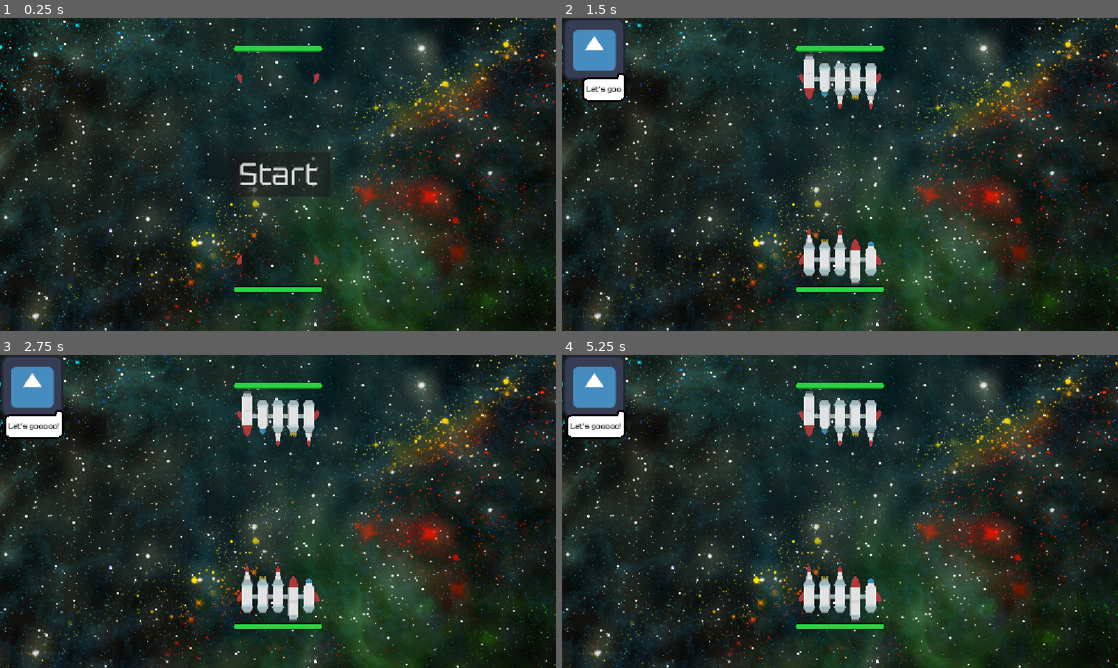
Above: before the commit, frames 1-4 (two rows, left to right).
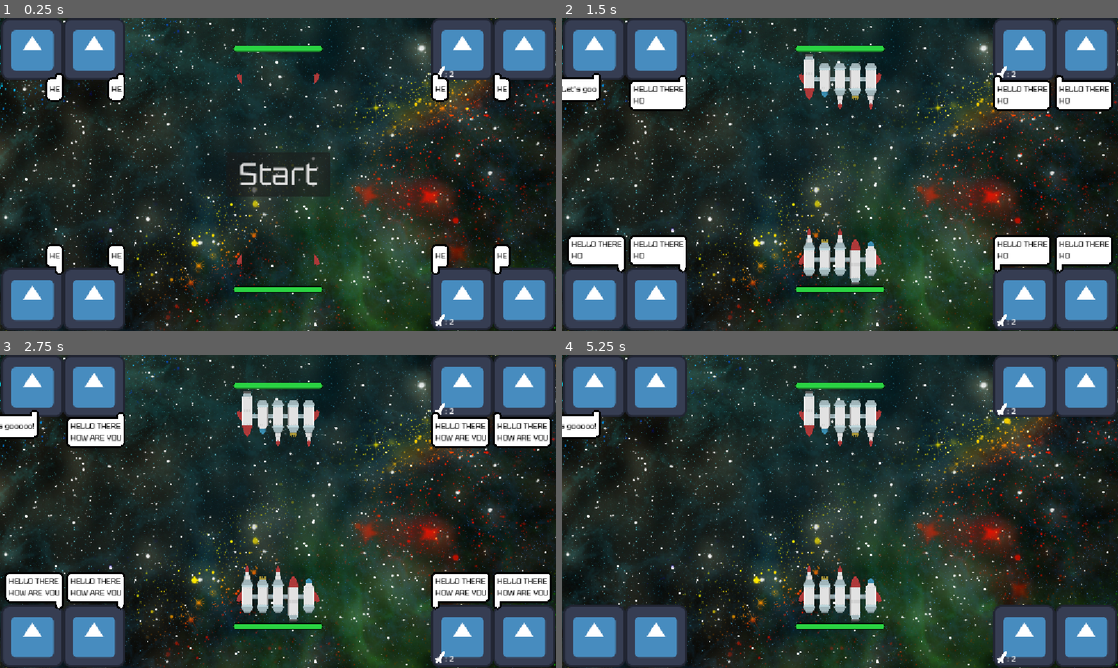
Above: after the commit, the same moments.

Repository: paralinguist/2025-space-pvp
Game: Godot game, scene res://Scenes/test_scene.tscn
Two runs of this game, one before a commit and one after it. Both use one fixed random seed, a clock stepped at 60 frames per second and the inputs below. The engine's default icon, where the game draws it, is replaced by a stand-in: a white triangle on a blue panel in a dark square.
Inputs:
- Up to frame 1 (0.25 s): no input
- Up to frame 2 (1.5 s): click "Start" at 0.5 s
- Up to frame 3 (2.75 s): no input
- Up to frame 4 (5.25 s): tap Enter at 2.75, 4.25 s; tap Space at 3.5, 5 s

The runs differ from the first frame. In frame 1, 18% of the frame differs, in the area x 0-100%, y 0-100%; in frame 2, 22%; in frame 3, 22%; in frame 4, 15%.

Commit message:
API 0.92: Weapons power levels finalised

Diff:
--- a/2025spacegame/Scenes/Modules/laser.tscn
+++ b/2025spacegame/Scenes/Modules/laser.tscn
@@ -84,3 +84,9 @@
 emitting = false
 texture = ExtResource("6_4fo1o")
 process_material = SubResource("ParticleProcessMaterial_dkqqs")
+
+[node name="DoubleShot" type="Timer" parent="."]
+wait_time = 0.5
+one_shot = true
+
+[connection signal="timeout" from="DoubleShot" to="." method="_on_double_shot_timeout"]
--- a/2025spacegame/Scenes/test_scene.tscn
+++ b/2025spacegame/Scenes/test_scene.tscn
@@ -6,6 +6,7 @@
 [ext_resource type="Script" uid="uid://wmmjjexbv6tq" path="res://Scenes/websocket_server.gd" id="3_50ct6"]
 [ext_resource type="FontFile" uid="uid://ddcavhli5oec3" path="res://Assets/Tektur-Regular.ttf" id="4_hb2xm"]
 [ext_resource type="PackedScene" uid="uid://ds0evjgacxbtd" path="res://Scenes/portrait.tscn" id="6_x033f"]
+[ext_resource type="Texture2D" uid="uid://de4ni4hyrprxc" path="res://Assets/PNG/Sprites X2/Missiles/spaceMissiles_029.png" id="7_rdbpf"]
 
 [sub_resource type="Theme" id="Theme_ak5v8"]
 default_font = ExtResource("4_hb2xm")
@@ -98,42 +99,34 @@
 [node name="RetroPortraits" type="Node2D" parent="."]
 
 [node name="RetroPilot" parent="RetroPortraits" instance=ExtResource("6_x033f")]
-visible = false
 position = Vector2(67, 582)
 speech_position = 2
 
 [node name="RetroScience" parent="RetroPortraits" instance=ExtResource("6_x033f")]
-visible = false
 position = Vector2(195, 582)
 speech_position = 2
 
 [node name="RetroWeapons" parent="RetroPortraits" instance=ExtResource("6_x033f")]
-visible = false
 position = Vector2(958, 582)
 speech_position = 0
 
 [node name="RetroEngineer" parent="RetroPortraits" instance=ExtResource("6_x033f")]
-visible = false
 position = Vector2(1086, 582)
 speech_position = 0
 
 [node name="TechPortraits" type="Node2D" parent="."]
 
 [node name="TechPilot" parent="TechPortraits" instance=ExtResource("6_x033f")]
-visible = false
 position = Vector2(67, 65)
 
 [node name="TechScience" parent="TechPortraits" instance=ExtResource("6_x033f")]
-visible = false
 position = Vector2(195, 65)
 
 [node name="TechWeapons" parent="TechPortraits" instance=ExtResource("6_x033f")]
-visible = false
 position = Vector2(958, 65)
 speech_position = 1
 
 [node name="TechEngineer" parent="TechPortraits" instance=ExtResource("6_x033f")]
-visible = false
 position = Vector2(1086, 65)
 speech_position = 1
 
@@ -141,6 +134,34 @@
 wait_time = 2.0
 autostart = true
 
+[node name="Icons" type="Node2D" parent="."]
+
+[node name="TechMissiles" type="Sprite2D" parent="Icons"]
+position = Vector2(912.99994, 111.999985)
+rotation = 0.61086524
+scale = Vector2(0.45098367, 0.4509837)
+texture = ExtResource("7_rdbpf")
+
+[node name="LabelTechMissiles" type="Label" parent="Icons"]
+offset_left = 922.0
+offset_top = 104.0
+offset_right = 962.0
+offset_bottom = 127.0
+text = ": 2"
+
+[node name="RetroMissiles" type="Sprite2D" parent="Icons"]
+position = Vector2(912.99994, 624.99994)
+rotation = 0.61086524
+scale = Vector2(0.45098367, 0.4509837)
+texture = ExtResource("7_rdbpf")
+
+[node name="LabelRetroMissiles" type="Label" parent="Icons"]
+offset_left = 922.0
+offset_top = 617.0
+offset_right = 962.0
+offset_bottom = 640.0
+text = ": 2"
+
 [connection signal="pressed" from="UI/Control/End/Restart" to="." method="_on_restart_pressed"]
 [connection signal="pressed" from="UI/Control/Start" to="." method="_on_start_pressed"]
 [connection signal="timeout" from="StatusTimer" to="WebSocketServer" method="_on_status_timer_timeout"]
--- a/2025spacegame/Scenes/test_ship.tscn
+++ b/2025spacegame/Scenes/test_ship.tscn
@@ -67,6 +67,10 @@
 [node name="WeaponsTimer" type="Timer" parent="."]
 wait_time = 6.0
 
+[node name="MissileRegenTimer" type="Timer" parent="."]
+wait_time = 6.0
+
 [connection signal="timeout" from="PilotTimer" to="." method="_on_pilot_timer_timeout"]
 [connection signal="timeout" from="ScienceTimer" to="." method="_on_science_timer_timeout"]
 [connection signal="timeout" from="WeaponsTimer" to="." method="_on_weapons_timer_timeout"]
+[connection signal="timeout" from="MissileRegenTimer" to="." method="_on_missile_regen_timer_timeout"]
--- a/2025spacegame/Scenes/websocket_server.gd
+++ b/2025spacegame/Scenes/websocket_server.gd
@@ -15,7 +15,7 @@
 const TECH_TEAM: int = 0
 const RETRO_TEAM: int = 1
 
-var api_version := "0.9"
+var api_version := "0.92"
 var tcp_server := TCPServer.new()
 var socket := WebSocketPeer.new()
 var pending_peers: Array[PendingPeer] = []
@@ -99,11 +99,11 @@
 					else:
 						ship.move(-1)
 				elif instruction["action"] == "shoot":
-					ship.shoot(int(instruction["weapon_id"]))
+					ship.shoot(instruction["weapon_id"])
 				elif instruction["action"] == "shield":
 					ship.add_shield()
 				elif instruction["action"] == "power":
-					print("Eng power instruction")
+					print("Eng power instruction: " + instruction["action"] + " " + instruction["direction"] + " " + instruction["target"])
 					if instruction["direction"] == "down":
 						ship.power_down(instruction["target"])
 					else:
--- a/2025spacegame/Scripts/main.gd
+++ b/2025spacegame/Scripts/main.gd
@@ -14,3 +14,7 @@
 	$TechShip.start()
 	$TechPortraits/TechPilot.visible = true
 	$TechPortraits/TechPilot.speak("Let's gooooo!")
+
+func _process(_delta: float) -> void:
+	$Icons/LabelTechMissiles.text = ": " + str($TechShip.missiles)
+	$Icons/LabelRetroMissiles.text = ": " + str($RetroShip.missiles)
--- a/2025spacegame/Scripts/ship.gd
+++ b/2025spacegame/Scripts/ship.gd
@@ -64,41 +64,27 @@
 		if position.x < left_size or position.x > 1152-right_size:
 			position.x -= dir*GRID_DISTANCE
 
-func set_pilot_cooldown():
-	if pilot_power == 0:
-		$PilotTimer.stop()
-		$PilotTimer.wait_time = 120
-	elif pilot_power == 1:
-		$PilotTimer.wait_time = 4
-		dodge_rate = 0.0
-	elif pilot_power == 2:
-		$PilotTimer.wait_time = 3
-		dodge_rate = 0.0
-	elif pilot_power == 3:
-		$PilotTimer.wait_time = 2
-		dodge_rate = 0.0
-	elif pilot_power == 4:
-		$PilotTimer.wait_time = 1
-		dodge_rate = 0.0
-	elif pilot_power == 5:
-		$PilotTimer.wait_time = 0.1
-		dodge_rate = 0.0
-	elif pilot_power == 6:
-		$PilotTimer.wait_time = 0.1
-		dodge_rate = 0.5
-
-func shoot(idx:int):
+func shoot(weapon:String):
+	print("Shooting!")
+	print("Weapon power: " + str(weapon_power))
+	print("Weapon id: " + weapon)
 	if not weapons_cooldown and weapon_power > 0:
-		var laser_count := 0
+		if weapon_power >= 4:
+			weapon = "lasermissile"
 		for c in get_children():
-			if c is Shooter:
-				if idx == laser_count or weapon_power >= 2:
-					if not c.deactivated:
-						weapons_cooldown = true
-						$WeaponsTimer.start()
+			if c is Shooter and not c.deactivated and c.weapon_type in weapon:
+				if c.weapon_type == "missile":
+					if missiles > 0:
+						missiles = missiles - 1
 						c.shoot()
+				else:
+					c.shoot()
+				if c.weapon_type == "laser" and weapon_power >= 6:
+					c.double_shot()
+				if weapon_power <= 1:
 					break
-			laser_count += 1
+		weapons_cooldown = true
+		$WeaponsTimer.start()
 
 func get_weapons():
 	var weapons = {}
@@ -143,23 +129,64 @@
 		science_cooldown = true
 		set_science_cooldown()
 
+func set_pilot_cooldown():
+	if pilot_power == 0:
+		$PilotTimer.stop()
+		$PilotTimer.wait_time = 120
+	else:
+		if pilot_power == 1:
+			$PilotTimer.wait_time = 4
+			dodge_rate = 0.0
+		elif pilot_power == 2:
+			$PilotTimer.wait_time = 3
+			dodge_rate = 0.0
+		elif pilot_power == 3:
+			$PilotTimer.wait_time = 2
+			dodge_rate = 0.0
+		elif pilot_power == 4:
+			$PilotTimer.wait_time = 1
+			dodge_rate = 0.0
+		elif pilot_power == 5:
+			$PilotTimer.wait_time = 0.1
+			dodge_rate = 0.0
+		elif pilot_power == 6:
+			$PilotTimer.wait_time = 0.1
+			dodge_rate = 0.5
+		$PilotTimer.start()
+
 func set_science_cooldown():
-	if science_power == 0:
+	if science_power <= 0:
 		science_cooldown = true
 		$ScienceTimer.stop()
 		$ScienceTimer.wait_time = 120
-	elif science_power == 1:
-		$ScienceTimer.wait_time = 8
-	elif science_power == 2:
-		$ScienceTimer.wait_time = 7
-	elif science_power == 3:
-		$ScienceTimer.wait_time = 6
-	elif science_power == 4:
-		$ScienceTimer.wait_time = 5
-	elif science_power == 5:
-		$ScienceTimer.wait_time = 4
-	elif science_power == 6:
-		$ScienceTimer.wait_time = 3
+	else:
+		if science_power == 1:
+			$ScienceTimer.wait_time = 8
+		elif science_power == 2:
+			$ScienceTimer.wait_time = 7
+		elif science_power == 3:
+			$ScienceTimer.wait_time = 6
+		elif science_power == 4:
+			$ScienceTimer.wait_time = 5
+		elif science_power == 5:
+			$ScienceTimer.wait_time = 4
+		elif science_power == 6:
+			$ScienceTimer.wait_time = 3
+		$ScienceTimer.start()
+
+func set_weapons_cooldown():
+	if weapon_power == 0:
+		weapons_cooldown = true
+		$MissileRegenTimer.stop()
+		$WeaponsTimer.stop()
+	else:
+		if weapon_power == 3:
+			$MissileRegenTimer.wait_time = 6
+			$MissileRegenTimer.start()
+		elif weapon_power == 5:
+			$MissileRegenTimer.wait_time = 3
+			$MissileRegenTimer.start()
+		$WeaponsTimer.start()
 
 #This would be more efficient with int consts or enums, but for this project, strings will do
 func power_down(module):
@@ -174,6 +201,7 @@
 	elif module == "weapons" and weapon_power >= 1:
 		available_power += 1
 		weapon_power -= 1
+		set_weapons_cooldown()
 
 func power_up(module):
 	if module == "pilot" and available_power >= 1:
@@ -189,6 +217,7 @@
 	elif module == "weapons" and available_power >= 1:
 		available_power -= 1
 		weapon_power += 1
+		set_weapons_cooldown()
 
 func take_damage(dmg:float):
 	hp -= dmg*1
@@ -208,10 +237,13 @@
 func _on_pilot_timer_timeout() -> void:
 	pilot_cooldown = false
 
-
 func _on_science_timer_timeout() -> void:
 	science_cooldown = false
 
-
 func _on_weapons_timer_timeout() -> void:
 	weapons_cooldown = false
+
+func _on_missile_regen_timer_timeout() -> void:
+	missiles = missiles + 1
+	if weapon_power < 3:
+		$MissileRegenTimer.stop()
--- a/2025spacegame/Scripts/shooter.gd
+++ b/2025spacegame/Scripts/shooter.gd
@@ -18,3 +18,9 @@
 		add_child(new_bullet)
 		new_bullet.position = Vector2(0, -110)
 		$Cooldown.is_stopped()
+
+func double_shot():
+	$DoubleShot.start()
+
+func _on_double_shot_timeout() -> void:
+	shoot()
Not shown: 1 places in 2025spacegame/Scenes/test_scene.tscn that only renumber resources
Not shown, added: 2025spacegame/Clients/.space_api.py.swp
Not shown, changed: 2025spacegame/Clients/space_api.py
